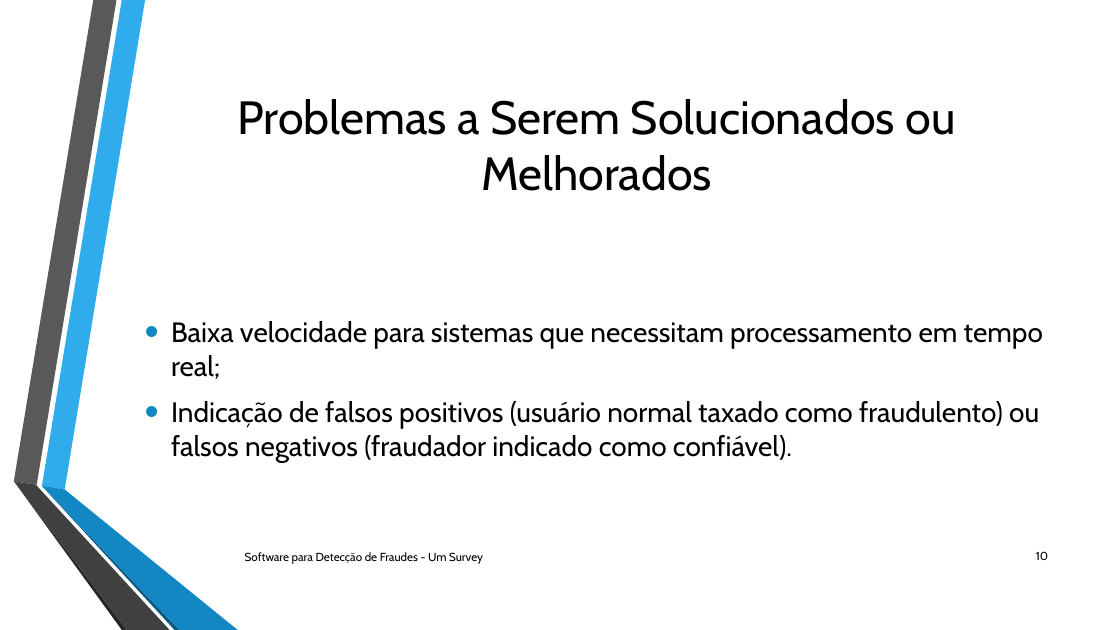
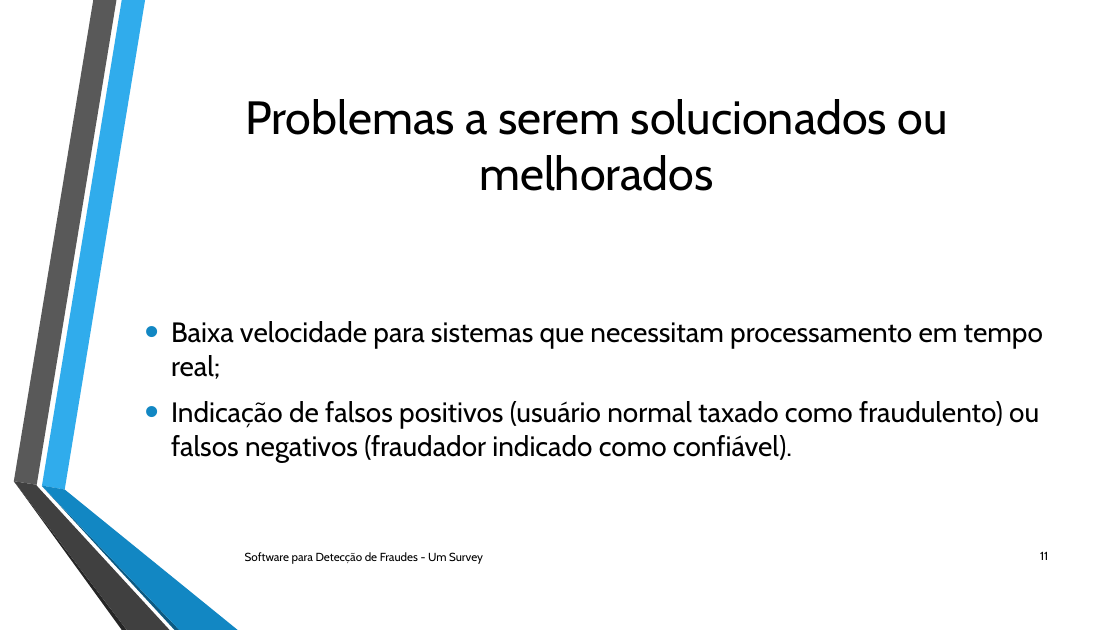
Before and after one commit to jeanzera/metodologiautfpr, a slide deck: slide 11 of Trabalho Jean Rangel/arquivos/Apresentacao/Segunda versao/Software para Detecção de Fraudes – Um Survey.pptx (slide 10 before the commit). Drawn at 1120x630 pixels with LibreOffice and Linux fonts; fonts in the diff are those of the drawing; background and template pictures are left out. Boxes give left, top, right and bottom in pixels: in the first picture for what was removed or moved away, otherwise in the second. Text is boxed around its words. In the diff, an @@ line names an element or a change of style, - is before the commit and + after.

```diff
--- a/Trabalho Jean Rangel/arquivos/Apresentacao/Segunda versao/Software para Detecção de Fraudes – Um Survey.pptx
+++ b/Trabalho Jean Rangel/arquivos/Apresentacao/Segunda versao/Software para Detecção de Fraudes – Um Survey.pptx
@@ title at [245,99,948,191]: text changed @@
-Problemas a Serem Solucionados ou Melhorados
+Problemas a serem solucionados ou melhorados
@@ page number at [1040,551,1048,560]: text changed @@
-10
+11
```
Also in this commit, not shown: 5 other slides changed, 1 slide added.
